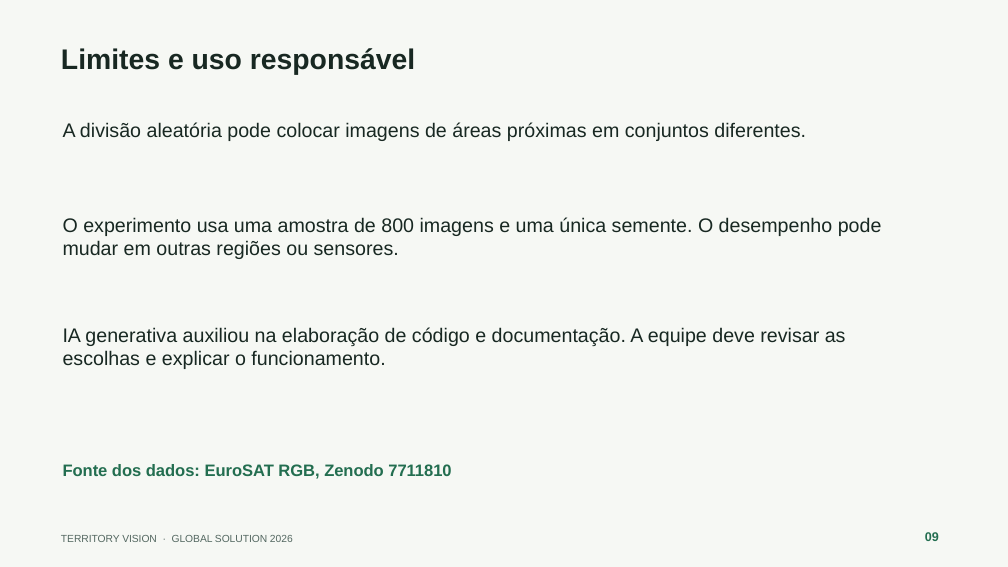
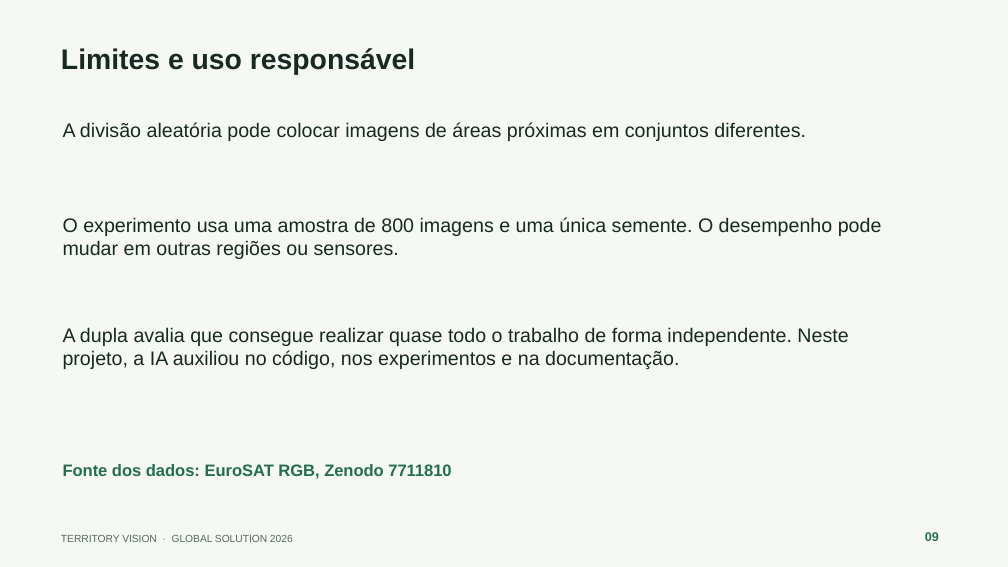
Before and after one commit to JoaoVictorAAbreu-Dev/gs-2026-cnn, a slide deck: slide 9 of docs/Territory_Vision_Apresentacao_Final.pptx. Drawn at 1008x567 pixels with LibreOffice and Linux fonts; fonts in the diff are those of the drawing. Boxes give left, top, right and bottom in pixels: in the first picture for what was removed or moved away, otherwise in the second. Text is boxed around its words. In the diff, an @@ line names an element or a change of style, - is before the commit and + after.

Commit message:
Esclarece autonomia da dupla e apoio de IA

```diff
--- a/docs/Territory_Vision_Apresentacao_Final.pptx
+++ b/docs/Territory_Vision_Apresentacao_Final.pptx
@@ text at <box>63,327,848,369</box>: text changed @@
-IA generativa auxiliou na elaboração de código e documentação. A equipe deve revisar as escolhas e explicar o funcionamento.
+A dupla avalia que consegue realizar quase todo o trabalho de forma independente. Neste projeto, a IA auxiliou no código, nos experimentos e na documentação.
```
Also in this commit, not shown: 3 other files.
